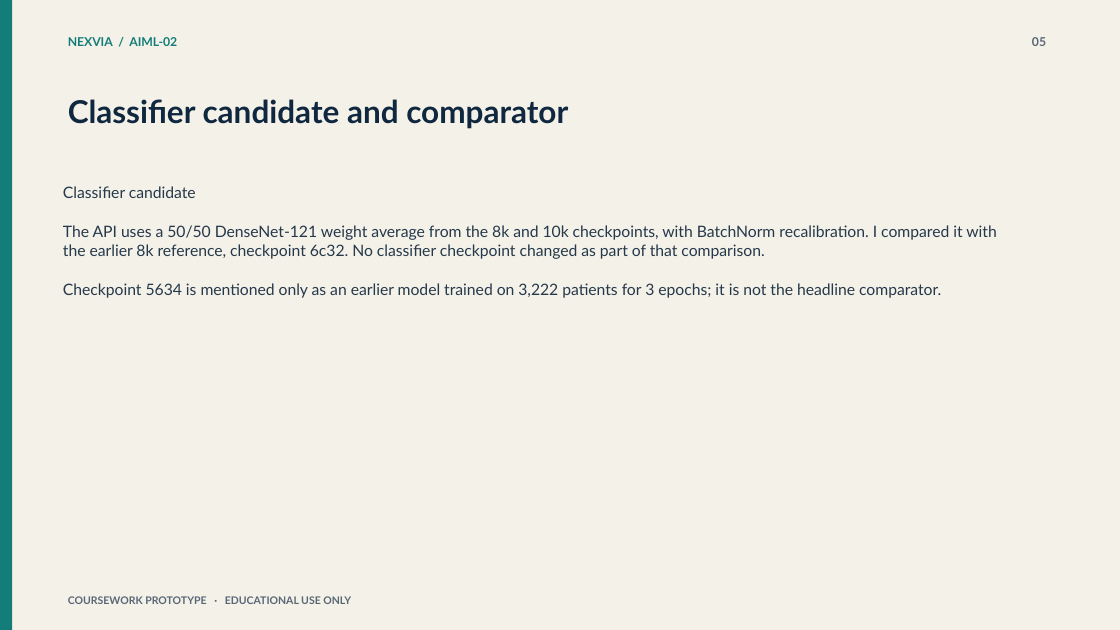
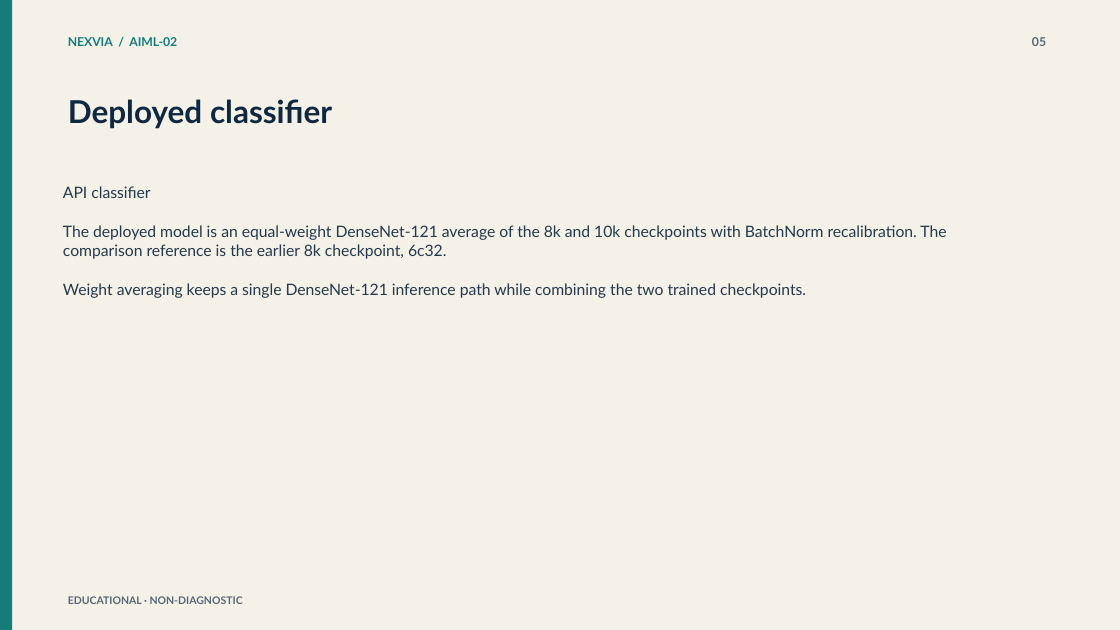
Before and after one commit to ram15x/nexvia-aiml-internship, a slide deck: slide 5 of AIML-02/deliverables/Medical_Imaging_AI_Review_Platform.pptx. Drawn at 1120x630 pixels with LibreOffice and Linux fonts; fonts in the diff are those of the drawing. Boxes give left, top, right and bottom in pixels: in the first picture for what was removed or moved away, otherwise in the second. Text is boxed around its words. In the diff, an @@ line names an element or a change of style, - is before the commit and + after.

```diff
--- a/AIML-02/deliverables/Medical_Imaging_AI_Review_Platform.pptx
+++ b/AIML-02/deliverables/Medical_Imaging_AI_Review_Platform.pptx
@@ text at (68, 99, 332, 129): text changed @@
-Classifier candidate and comparator
+Deployed classifier
@@ text at (63, 186, 946, 298): text changed @@
-Classifier candidate
-The API uses a 50/50 DenseNet-121 weight average from the 8k and 10k checkpoints, with BatchNorm recalibration. I compared it with the earlier 8k reference, checkpoint 6c32. No classifier checkpoint changed as part of that comparison.
-Checkpoint 5634 is mentioned only as an earlier model trained on 3,222 patients for 3 epochs; it is not the headline comparator.
+API classifier
+The deployed model is an equal-weight DenseNet-121 average of the 8k and 10k checkpoints with BatchNorm recalibration. The comparison reference is the earlier 8k checkpoint, 6c32.
+Weight averaging keeps a single DenseNet-121 inference path while combining the two trained checkpoints.
@@ text at (68, 596, 243, 604): text changed @@
-COURSEWORK PROTOTYPE · EDUCATIONAL USE ONLY
+EDUCATIONAL · NON-DIAGNOSTIC
```
Also in this commit, not shown: 9 other slides changed, 19 other files.
